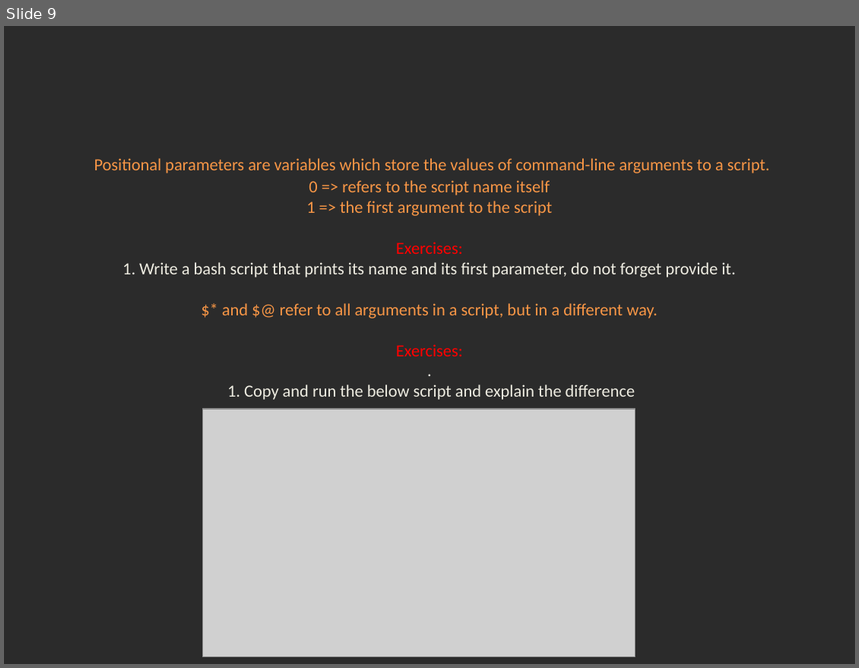
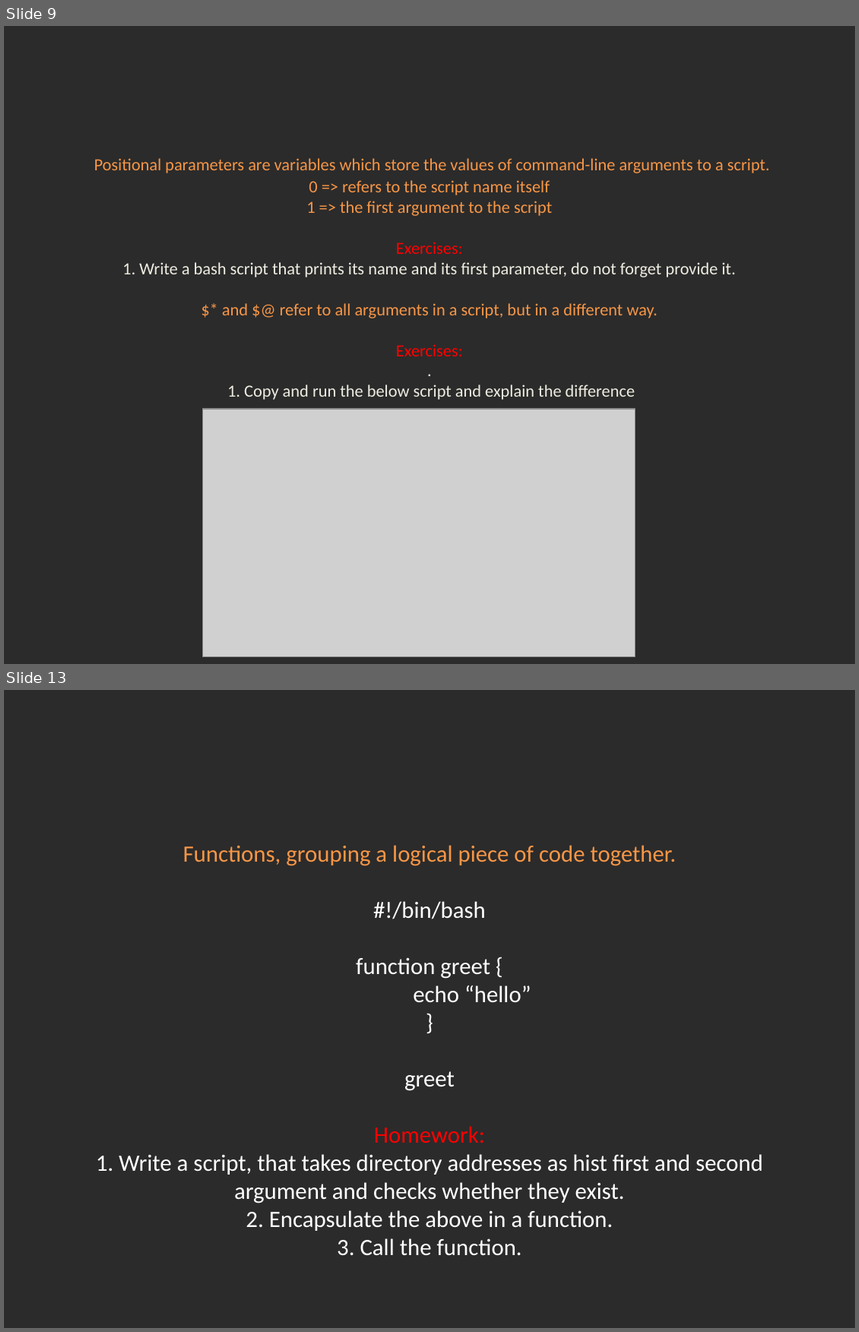
Before and after one commit to Academy-Soft-Intellect/Linux-Course, a slide deck: 15.BashScripting/15-Bash_Scripting.pptx. Shown one above the other, each under a label of ours: slide 9 before the commit, slides 9 and 13 after it; the slides between them are not shown. The pictures are 859x668 and 859x1332 pixels, drawn with LibreOffice and Linux fonts; fonts in the diff are those of the drawing; grey boxes stand for pictures; background and template pictures are left out; a plain dark background stands for a picture behind light text. Boxes give left, top, right and bottom in pixels: in the first picture for what was removed or moved away, otherwise in the second. Text is boxed around its words. In the diff, an @@ line names an element or a change of style, - is before the commit and + after.

Commit message:
Bash scripting, comparison operators and functions.

```diff
--- a/15.BashScripting/15-Bash_Scripting.pptx
+++ b/15.BashScripting/15-Bash_Scripting.pptx
@@ slide 13 added at box(4, 690, 855, 1328), background picture (left out) @@
@@ title added at box(96, 845, 763, 1256), 19.8 pt, text #FFFFFF @@
+Functions, grouping a logical piece of code together.
+#!/bin/bash
+function greet {
+echo “hello”
+}
+greet
+Homework:
+1. Write a script, that takes directory addresses as hist first and second argument and checks whether they exist.
+2. Encapsulate the above in a function.
+3. Call the function.
```
Also in this commit, not shown: 1 slide changed, 3 other slides added.
